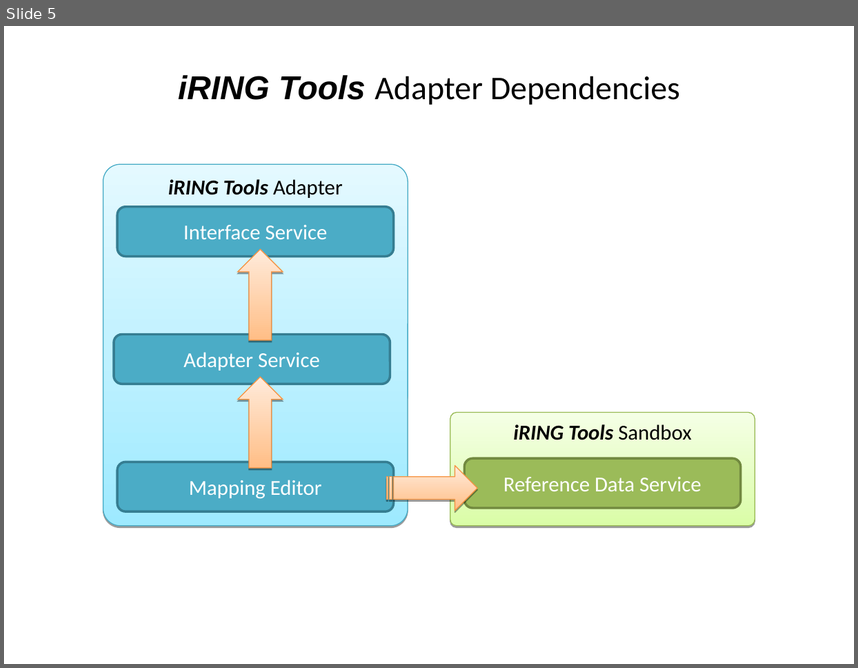
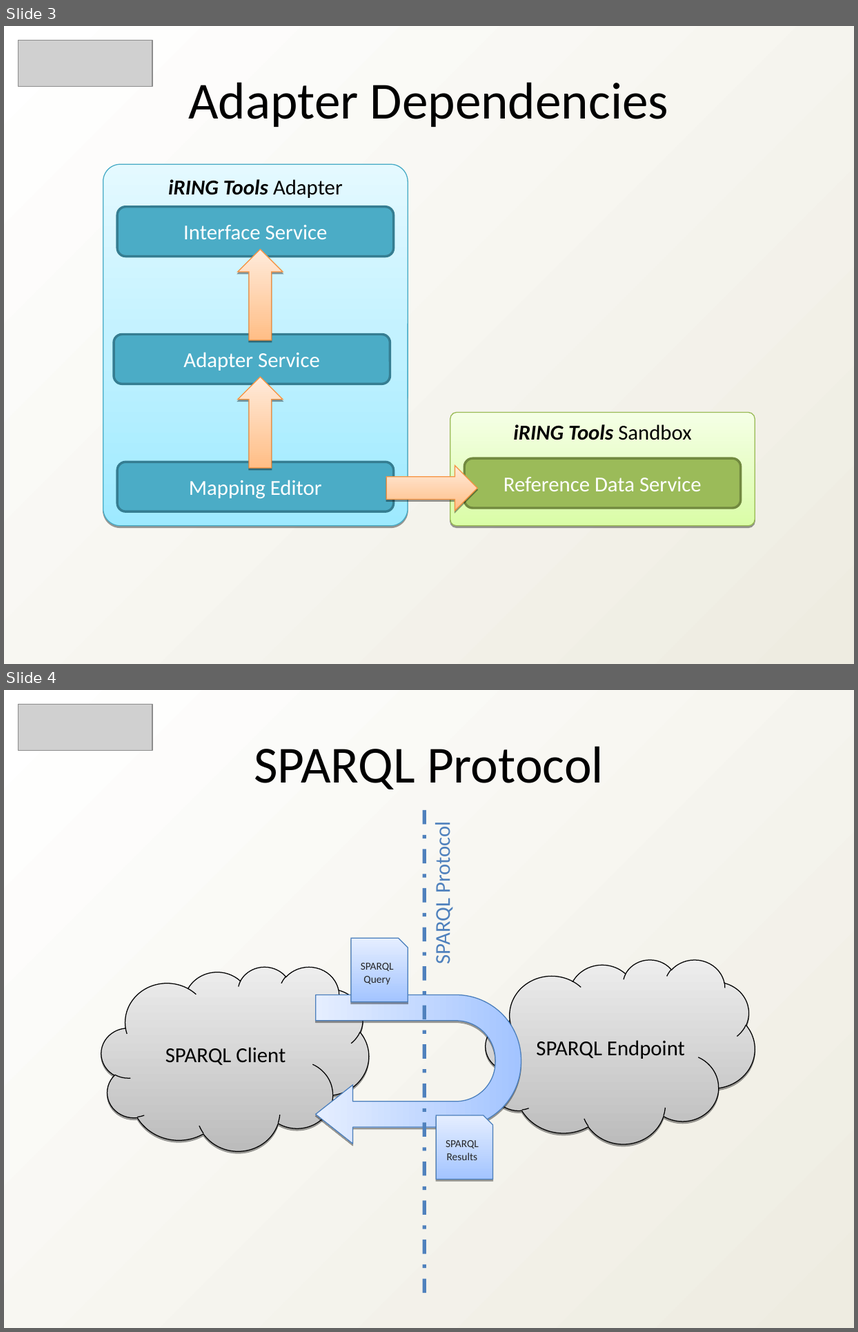
Before and after one commit to heyena/iring-tools, a slide deck: trunk/Documentation/iRING SDK Overview.ppt. Shown one above the other, each under a label of ours: slide 5 before the commit, slides 3 and 4 after it. The pictures are 858x668 and 858x1332 pixels, drawn with LibreOffice and Linux fonts; fonts in the diff are those of the drawing; grey boxes stand for pictures; background and template pictures are left out. Boxes give left, top, right and bottom in pixels: in the first picture for what was removed or moved away, otherwise in the second. Text is boxed around its words. In the diff, an @@ line names an element or a change of style, - is before the commit and + after.

```diff
--- a/trunk/Documentation/iRING SDK Overview.ppt
+++ b/trunk/Documentation/iRING SDK Overview.ppt
@@ slide 4 added at (x1=4, y1=690, x2=854, y2=1328), background gradient #FFFFFF to #EEECE1 @@
@@ picture added at (x1=18, y1=704, x2=153, y2=750) @@
@@ text added at (x1=254, y1=746, x2=604, y2=789), 44 pt, text #000000 @@
+SPARQL Protocol
@@ line added from (424, 810) to (424, 1299), #4F81BD 3 pt dashed @@
@@ text added at (x1=430, y1=828, x2=456, y2=963), 18 pt, text #4F81BD @@
+SPARQL Protocol
@@ freeform shape added at (x1=351, y1=938, x2=408, y2=1002), fill gradient #A3C4FF to #E5EEFF, outline #4A7EBB 0.74 pt, 9 pt, text #262626 @@
+SPARQL Query
@@ freeform shape added at (x1=102, y1=966, x2=370, y2=1151), fill gradient #BCBCBC to #EDEDED, outline #000000 0.74 pt, 18 pt, text #000000 @@
+SPARQL Client
@@ freeform shape added at (x1=486, y1=960, x2=755, y2=1144), fill gradient #BCBCBC to #EDEDED, outline #000000 0.74 pt, 18 pt, text #000000 @@
+SPARQL Endpoint
@@ freeform shape added at (x1=316, y1=995, x2=522, y2=1143), fill gradient #A3C4FF to #E5EEFF, outline #4A7EBB 0.74 pt @@
@@ freeform shape added at (x1=436, y1=1115, x2=493, y2=1179), fill gradient #A3C4FF to #E5EEFF, outline #4A7EBB 0.74 pt, 9 pt, text #262626 @@
+SPARQL Results
@@ what was slide 5 is now slide 3 @@
@@ slide 3 changed as well @@
@@ background picture (left out) to gradient #FFFFFF to #EEECE1 @@
@@ picture added at (x1=18, y1=40, x2=153, y2=86) @@
@@ text at (x1=188, y1=82, x2=668, y2=127): text changed; size 28 to 44 pt @@
-iRING Tools Adapter Dependencies
+Adapter Dependencies
@@ freeform shape removed at (x1=386, y1=466, x2=477, y2=510) @@
@@ right arrow added at (x1=386, y1=466, x2=477, y2=510), fill gradient #FFBE86 to #FFEBDB, outline #F69240 0.74 pt @@
```
Also in this commit, not shown: 9 other slides changed, 4 other slides added, 5 slides removed, 1 other file.
